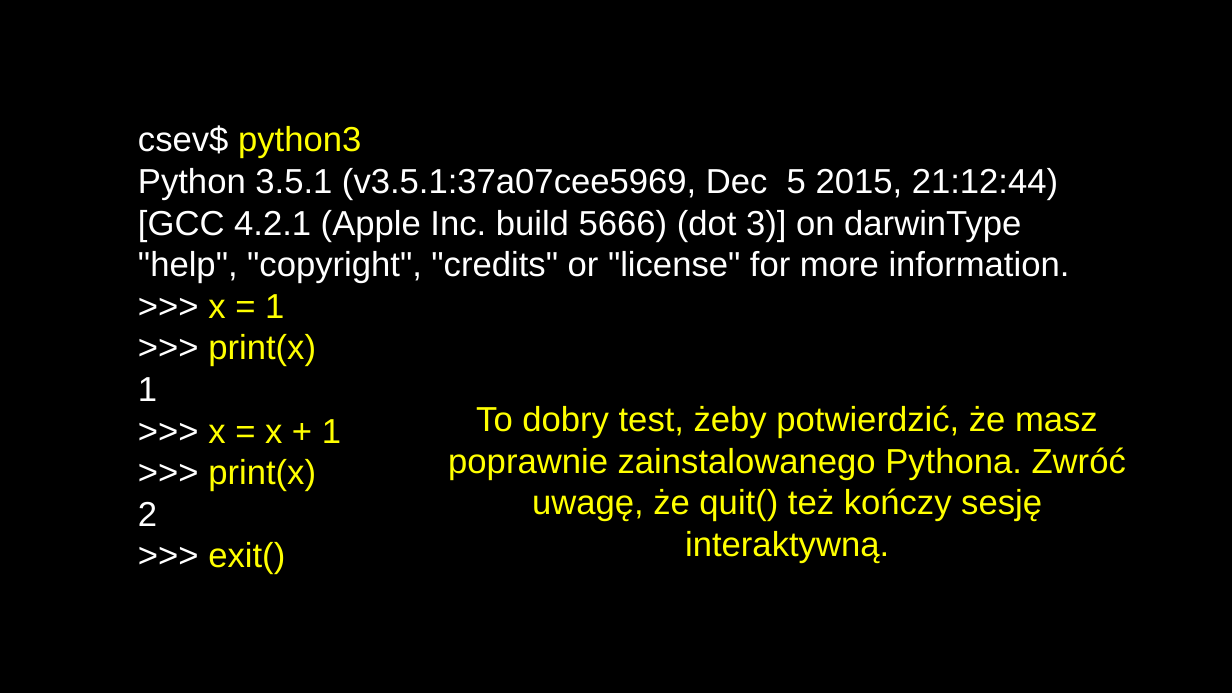
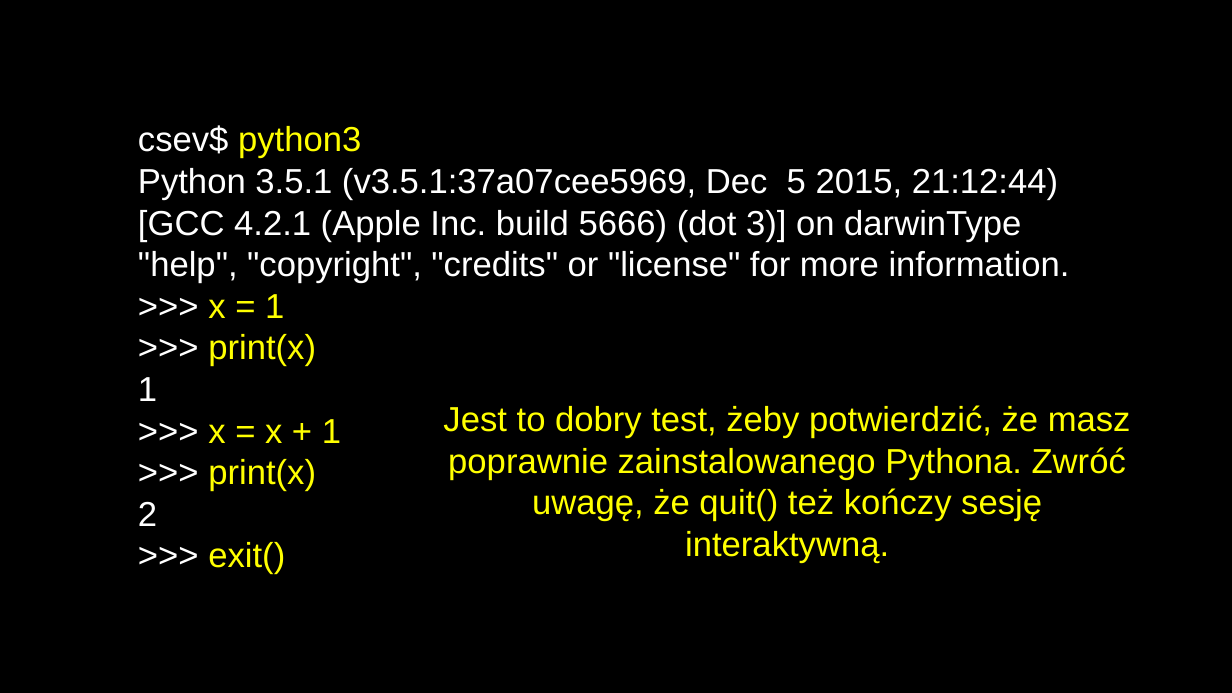
Before and after one commit to andre-wojtowicz/py4e-pl, a slide deck: slide 29 of lectures3/Pythonlearn-01-Intro-PL.pptx. Drawn at 1232x693 pixels with LibreOffice and Linux fonts; fonts in the diff are those of the drawing. Boxes give left, top, right and bottom in pixels: in the first picture for what was removed or moved away, otherwise in the second. Text is boxed around its words. In the diff, an @@ line names an element or a change of style, - is before the commit and + after.

```diff
--- a/lectures3/Pythonlearn-01-Intro-PL.pptx
+++ b/lectures3/Pythonlearn-01-Intro-PL.pptx
@@ text at <box>443,405,1131,563</box>: text changed @@
-To dobry test, żeby potwierdzić, że masz poprawnie zainstalowanego Pythona. Zwróć uwagę, że quit() też kończy sesję interaktywną.
+Jest to dobry test, żeby potwierdzić, że masz poprawnie zainstalowanego Pythona. Zwróć uwagę, że quit() też kończy sesję interaktywną.
```
Also in this commit, not shown: 5 other slides changed, 14 other files.
